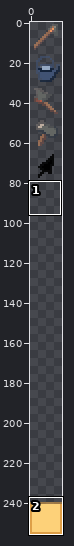
Sprite sheet: public/assets/tools.png. The first picture is a wide view before the edit; the outline marks the close-up.
Close-up. Before the edit:
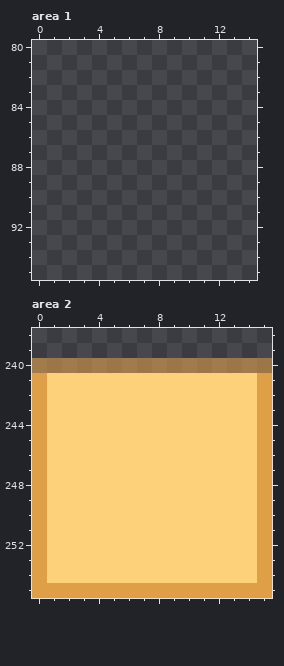
The file is 16x256 pixels. Shown: area 1: x 0..14, y 80..95; area 2: x 0..15, y 238..255. The commit also changed other parts of the picture, which this record leaves out.
Once edited:
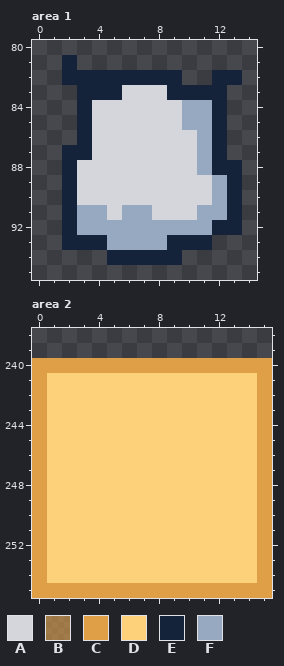
Palette (. is transparent): A #d5d6db  B #de9f4799  C #de9f47  D #fdd179  E #14233a  F #96a9c1
Diff:
Area 1:
y 81: x 2 . -> E
y 82: x 2..9 ........ -> EEEEEEEE; x 12..13 .. -> EE
y 83: x 3..12 .......... -> EEEAAAEEEE
y 84..85: x 3..12 .......... -> EAAAAAAFFE
y 86: x 3..12 .......... -> EAAAAAAAFE
y 87: x 2..12 ........... -> EEAAAAAAAFE
y 88: x 2..13 ............ -> EAAAAAAAAFEE
y 89..90: x 2..13 ............ -> EAAAAAAAAAFE
y 91: x 2..13 ............ -> EFFAFFAAAFFE
y 92: x 2..13 ............ -> EFFFFFFFFFEE
y 93: x 2..11 .......... -> EEEFFFFEEE
y 94: x 5..9 ..... -> EEEEE
Area 2:
y 240: x 0..15 BBBBBBBBBBBBBBBB -> CCCCCCCCCCCCCCCC
Changed places in both close-ups, as pixel boxes (x1, y1, x2, y2):
added: (62, 55, 242, 265)
changed: (32, 358, 272, 373)
